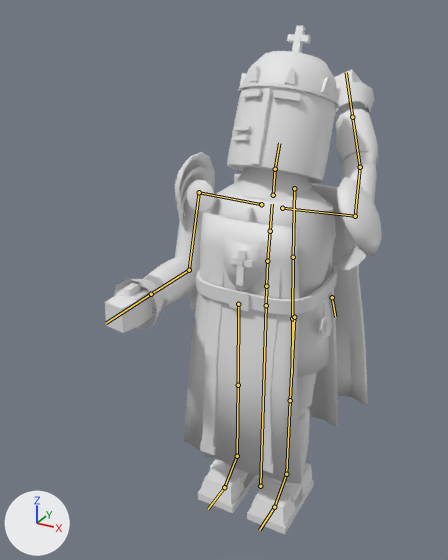
One commit to the glTF model art/cleric/SK_Cleric.glb: the scene before it, then after it.
Both versions are drawn from a 50 mm camera at (0.868, -1.905, 1.88) aimed at (-0.186, 0.011, 0.922). The axes (+X, +Y, +Z) are drawn at lower left. The lights are the same throughout. The first picture is the older version. Both versions are drawn at frame 7 of the action 'A_Cleric_Bless'; the numbers are the values there. The bones that bend it are drawn over the model as lines.

Objects in the first picture: 'SK_Cleric'.
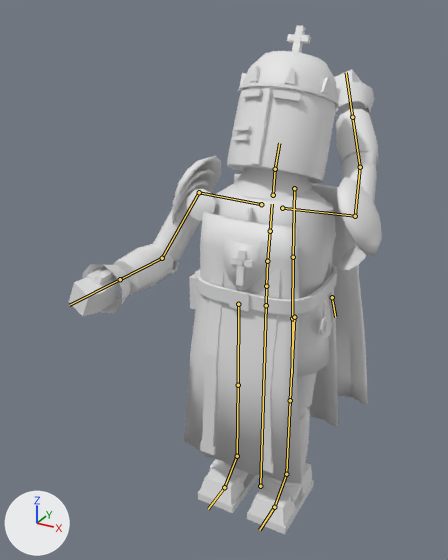
Where the change shows, as pixel boxes (x1, y1, x2, y2) in the pictures (448 x 560 px):
'SK_Cleric', posed (13% wider): before (105, 26, 382, 534); after (68, 26, 382, 534)
bone 'upperarm_r', root to tip: before (199, 192) to (189, 270); after (199, 192) to (162, 258)
bone 'lowerarm_r', root to tip: before (189, 270) to (151, 294); after (162, 258) to (120, 279)

The change, as a diff of the scene's bpy script:
```diff
--- a/art/cleric/SK_Cleric.glb.py
+++ b/art/cleric/SK_Cleric.glb.py
@@ bone_upperarm_r @@
 bone_upperarm_r = bpy.data.objects['Armature'].pose.bones['upperarm_r']  # child of 'clavicle_r'
-bone_upperarm_r.rotation_quaternion = (0.929, 0.047, 0.018, 0.366)  # degrees (6, 0, 43)
+bone_upperarm_r.rotation_quaternion = (0.982, 0.074, 0.013, 0.174)  # degrees (9, 0, 20)
@@ bone_lowerarm_r @@
 bone_lowerarm_r = bpy.data.objects['Armature'].pose.bones['lowerarm_r']  # child of 'upperarm_r'
-bone_lowerarm_r.rotation_quaternion = (0.781, 0.625, 0.0, 0.0)  # degrees (77, 0, 0)
+bone_lowerarm_r.rotation_quaternion = (0.796, 0.605, 0.0, 0.0)  # degrees (74, 0, 0)
```
